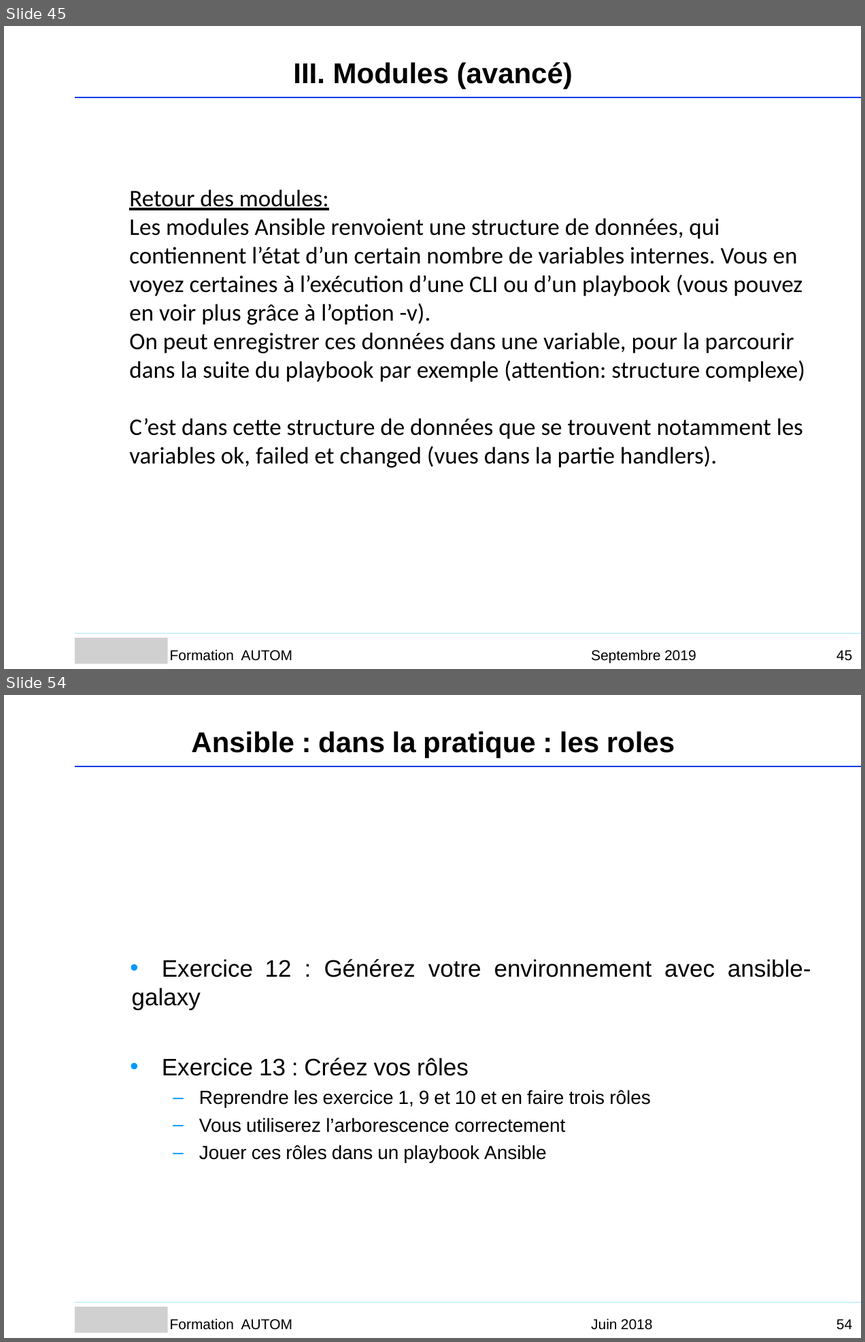
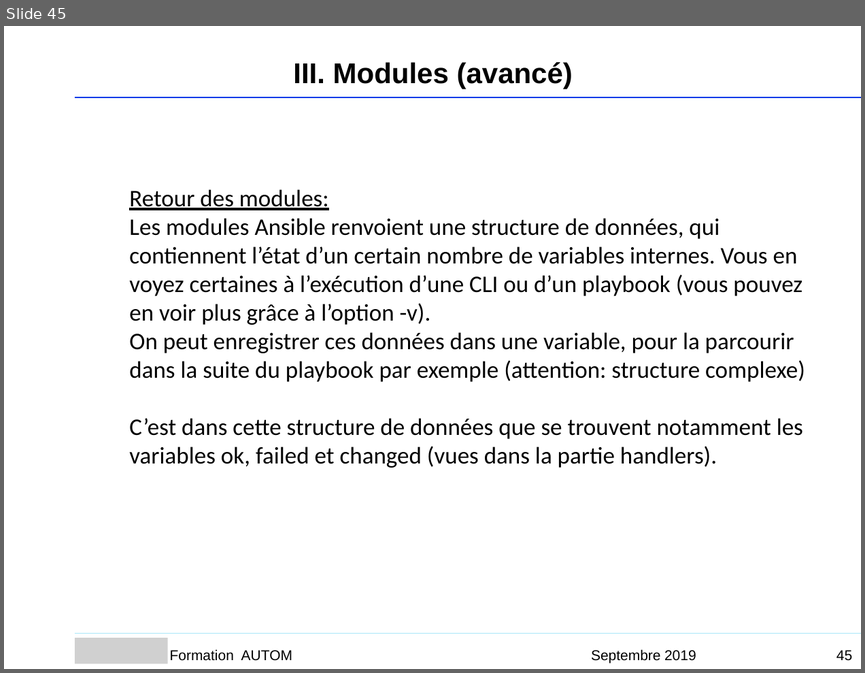
Before and after one commit to Sputnik93/cours_ansible, a slide deck: Ansible_support_cours_AGO.ppt. Shown one above the other, each under a label of ours: slides 45 and 54 before the commit, slide 45 after it; the slides between them are not shown. The pictures are 865x1342 and 865x673 pixels, drawn with LibreOffice and Linux fonts; fonts in the diff are those of the drawing; grey boxes stand for pictures; background and template pictures are left out. Boxes give left, top, right and bottom in pixels: in the first picture for what was removed or moved away, otherwise in the second. Text is boxed around its words. In the diff, an @@ line names an element or a change of style, - is before the commit and + after.

```diff
--- a/Ansible_support_cours_AGO.ppt
+++ b/Ansible_support_cours_AGO.ppt
@@ slide 54 removed at [4, 695, 861, 1338], background #FFFFFF @@
@@ text removed at [191, 731, 674, 758] @@
-Ansible : dans la pratique : les roles
@@ freeform shape removed at [75, 766, 861, 766] @@
@@ text removed at [132, 959, 811, 1162] @@
-• Exercice 12 : Générez votre environnement avec ansible-
-galaxy
-• Exercice 13 : Créez vos rôles
-  – Reprendre les exercice 1, 9 et 10 et en faire trois rôles
-  – Vous utiliserez l’arborescence correctement
-  – Jouer ces rôles dans un playbook Ansible
@@ freeform shape removed at [75, 1302, 861, 1302] @@
@@ picture removed at [75, 1307, 169, 1334] @@
@@ text removed at [170, 1318, 292, 1329] @@
-Formation AUTOM
@@ text removed at [591, 1318, 653, 1329] @@
-Juin 2018
@@ page number removed at [836, 1319, 852, 1329] @@
-54
```
Also in this commit, not shown: 14 slides changed, 5 slides added, 14 other slides removed.
